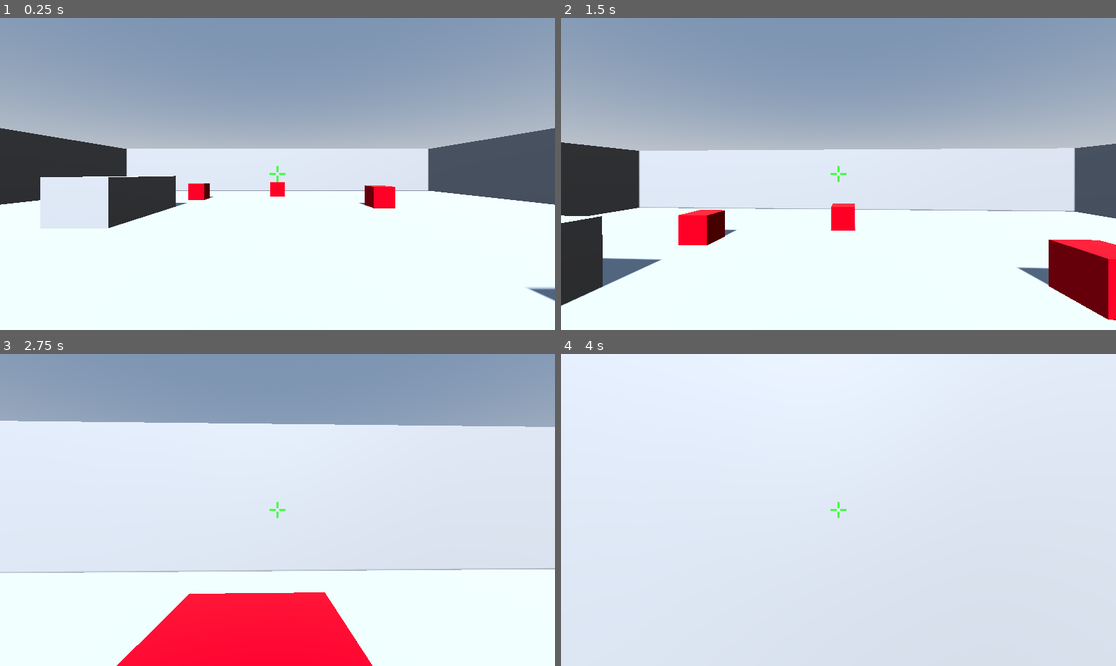
Above: before the commit, frames 1-4 (two rows, left to right).
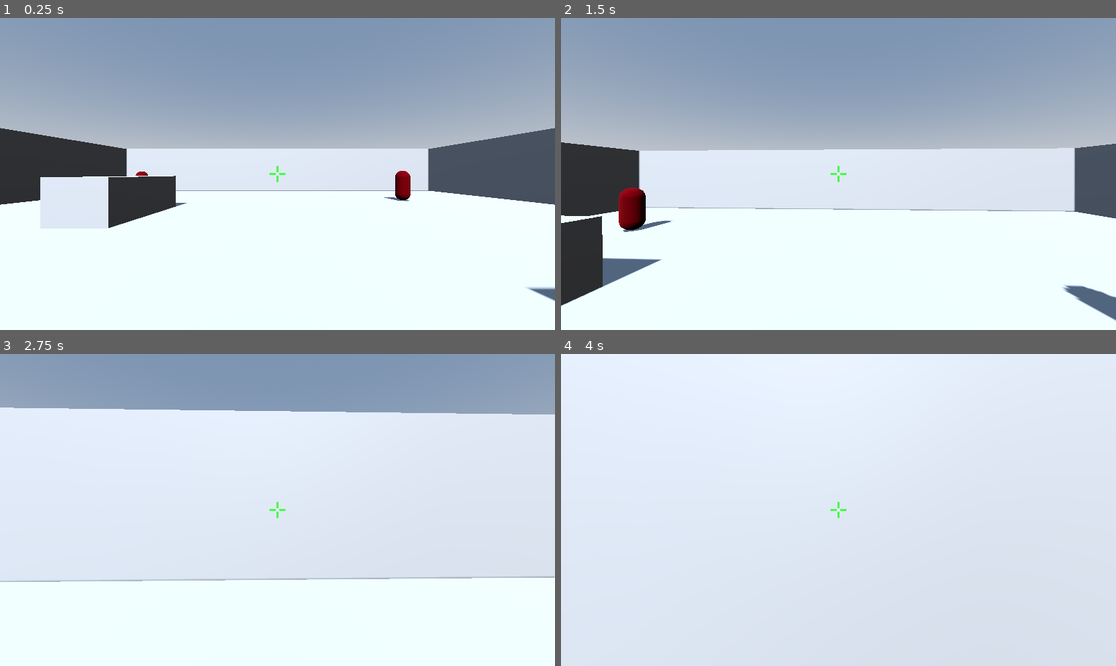
Above: after the commit, the same moments.

Repository: yarlson/hollows
Game: Godot game, scene res://scenes/levels/arena.tscn
The game is run twice, just before and just after one commit, with the same random seed, the same clock (stepped at 60 frames per second) and the same inputs.
Inputs (mouse positions are in pixels of both pictures, inside the frame that each line leads up to):
- Up to frame 1 (0.25 s): no input
- Up to frame 2 (1.5 s): move the mouse to (866, 174) at 0.52 s; press the mouse at (866, 174) at 0.53 s; hold W (move_forward) from 0.53 s (still down); tap Space (jump) at 0.77 s; move the mouse to (810, 174) at 1.27 s; release the mouse at (810, 174) at 1.28 s; click (810, 174) at 1.35 s
- Up to frame 3 (2.75 s): keep holding W (move_forward); tap Space (jump) at 1.52 s; move the mouse to (288, 503) at 2.02 s; press the mouse at (288, 503) at 2.03 s
- Up to frame 4 (4 s): keep holding W (move_forward); move the mouse to (832, 516) at 2.77 s; release the mouse at (832, 516) at 2.78 s; click (832, 516) at 2.85 s; tap Space (jump) at 3.02, 3.77 s; move the mouse to (877, 513) at 3.52 s; press the mouse at (877, 513) at 3.53 s

The runs differ from the first frame. In frame 1, 1.0% of the frame differs, in the area x 24-74%, y 48-62%; in frame 2, 4.6%; in frame 3, 15%, in the area x 0-100%, y 17-100%; in frame 4, less than 0.1%.

Commit message:
Add AI enemy system with chase/attack behavior and player damage handling
Implement NavigationAgent3D-based enemies that detect, chase, and attack the player with state machine logic, navigation mesh baking in arena, and bidirectional damage system for player-enemy combat.

Diff:
--- /dev/null
+++ b/scenes/enemies/enemy.gd
@@ -0,0 +1,136 @@
+extends CharacterBody3D
+
+signal died
+
+enum State { IDLE, CHASE, ATTACK, DEAD }
+
+const CHASE_SPEED: float = 4.0
+const ATTACK_DAMAGE: int = 10
+const ATTACK_COOLDOWN: float = 1.0
+
+var _health: int = 30
+var _state: State = State.IDLE
+var _target: Node3D = null
+var _is_attacking: bool = false
+var _gravity: float = ProjectSettings.get_setting("physics/3d/default_gravity")
+
+@onready var _nav_agent: NavigationAgent3D = $NavigationAgent3D
+@onready var _mesh: MeshInstance3D = $MeshInstance3D
+@onready var _detection_area: Area3D = $DetectionArea
+@onready var _attack_area: Area3D = $AttackArea
+@onready var _nav_timer: Timer = $NavUpdateTimer
+
+
+func _ready() -> void:
+	_detection_area.body_entered.connect(_on_detection_body_entered)
+	_detection_area.body_exited.connect(_on_detection_body_exited)
+	_attack_area.body_entered.connect(_on_attack_body_entered)
+	_attack_area.body_exited.connect(_on_attack_body_exited)
+	_nav_timer.timeout.connect(_on_nav_timer_timeout)
+	_mesh.set_surface_override_material(0, _mesh.get_surface_override_material(0).duplicate())
+
+
+func _physics_process(delta: float) -> void:
+	if _state == State.DEAD:
+		return
+
+	if not is_on_floor():
+		velocity.y -= _gravity * delta
+
+	match _state:
+		State.IDLE:
+			velocity.x = 0.0
+			velocity.z = 0.0
+		State.CHASE:
+			_chase()
+		State.ATTACK:
+			velocity.x = 0.0
+			velocity.z = 0.0
+
+	move_and_slide()
+
+
+func take_damage(amount: int) -> void:
+	if _state == State.DEAD:
+		return
+	_health -= amount
+	_flash_hit()
+	if _health <= 0:
+		_die()
+
+
+func _chase() -> void:
+	if not is_instance_valid(_target):
+		_state = State.IDLE
+		return
+	if _nav_agent.is_navigation_finished():
+		return
+	var next_pos := _nav_agent.get_next_path_position()
+	var direction := (next_pos - global_position).normalized()
+	velocity.x = direction.x * CHASE_SPEED
+	velocity.z = direction.z * CHASE_SPEED
+	var look_target := Vector3(
+		_target.global_position.x, global_position.y, _target.global_position.z
+	)
+	if global_position.distance_squared_to(look_target) > 0.01:
+		look_at(look_target, Vector3.UP)
+
+
+func _attack_loop() -> void:
+	if _is_attacking:
+		return
+	_is_attacking = true
+	while _state == State.ATTACK and is_instance_valid(self):
+		if not is_instance_valid(_target) or _target.collision_layer == 0:
+			_state = State.IDLE
+			break
+		if _target.has_method(&"take_damage"):
+			_target.take_damage(ATTACK_DAMAGE)
+		await get_tree().create_timer(ATTACK_COOLDOWN).timeout
+	_is_attacking = false
+
+
+func _flash_hit() -> void:
+	var mat: StandardMaterial3D = _mesh.get_surface_override_material(0)
+	mat.albedo_color = Color.WHITE
+	await get_tree().create_timer(0.1).timeout
+	if is_instance_valid(self) and _state != State.DEAD:
+		mat.albedo_color = Color(0.4, 0.0, 0.0)
+
+
+func _die() -> void:
+	_state = State.DEAD
+	died.emit()
+	queue_free()
+
+
+func _on_detection_body_entered(body: Node3D) -> void:
+	if _state == State.IDLE:
+		_target = body
+		_state = State.CHASE
+		_nav_agent.target_position = _target.global_position
+
+
+func _on_detection_body_exited(body: Node3D) -> void:
+	if body == _target and _state in [State.CHASE, State.ATTACK]:
+		_target = null
+		_state = State.IDLE
+
+
+func _on_attack_body_entered(body: Node3D) -> void:
+	if body == _target and _state == State.CHASE:
+		_state = State.ATTACK
+		_attack_loop()
+
+
+func _on_attack_body_exited(body: Node3D) -> void:
+	if body == _target and _state == State.ATTACK:
+		if is_instance_valid(_target):
+			_state = State.CHASE
+		else:
+			_state = State.IDLE
+
+
+func _on_nav_timer_timeout() -> void:
+	if _state == State.CHASE and is_instance_valid(_target):
+		_nav_agent.target_position = _target.global_position
--- /dev/null
+++ b/scenes/enemies/enemy.tscn
@@ -0,0 +1,56 @@
+[gd_scene load_steps=7 format=3]
+
+[ext_resource type="Script" path="res://scenes/enemies/enemy.gd" id="1_script"]
+
+[sub_resource type="CapsuleShape3D" id="CapsuleShape3D_1"]
+radius = 0.4
+height = 1.8
+
+[sub_resource type="CapsuleMesh" id="CapsuleMesh_1"]
+radius = 0.4
+height = 1.8
+
+[sub_resource type="StandardMaterial3D" id="StandardMaterial3D_1"]
+albedo_color = Color(0.4, 0.0, 0.0, 1)
+
+[sub_resource type="SphereShape3D" id="SphereShape3D_detect"]
+radius = 15.0
+
+[sub_resource type="SphereShape3D" id="SphereShape3D_attack"]
+radius = 2.0
+
+[node name="Enemy" type="CharacterBody3D" groups=["enemies"]]
+collision_layer = 4
+collision_mask = 7
+script = ExtResource("1_script")
+
+[node name="CollisionShape3D" type="CollisionShape3D" parent="."]
+transform = Transform3D(1, 0, 0, 0, 1, 0, 0, 0, 1, 0, 0.9, 0)
+shape = SubResource("CapsuleShape3D_1")
+
+[node name="MeshInstance3D" type="MeshInstance3D" parent="."]
+transform = Transform3D(1, 0, 0, 0, 1, 0, 0, 0, 1, 0, 0.9, 0)
+mesh = SubResource("CapsuleMesh_1")
+surface_material_override/0 = SubResource("StandardMaterial3D_1")
+
+[node name="NavigationAgent3D" type="NavigationAgent3D" parent="."]
+path_desired_distance = 0.5
+target_desired_distance = 1.5
+
+[node name="DetectionArea" type="Area3D" parent="."]
+collision_layer = 0
+collision_mask = 2
+
+[node name="CollisionShape3D" type="CollisionShape3D" parent="DetectionArea"]
+shape = SubResource("SphereShape3D_detect")
+
+[node name="AttackArea" type="Area3D" parent="."]
+collision_layer = 0
+collision_mask = 2
+
+[node name="CollisionShape3D" type="CollisionShape3D" parent="AttackArea"]
+shape = SubResource("SphereShape3D_attack")
+
+[node name="NavUpdateTimer" type="Timer" parent="."]
+wait_time = 0.25
+autostart = true
--- /dev/null
+++ b/scenes/levels/arena.gd
@@ -0,0 +1,10 @@
+extends Node3D
+
+@onready var _nav_region: NavigationRegion3D = $NavigationRegion3D
+
+
+func _ready() -> void:
+	# CSG shapes need several frames to generate mesh/collision data
+	for i in 3:
+		await get_tree().physics_frame
+	_nav_region.bake_navigation_mesh()
--- a/scenes/levels/arena.tscn
+++ b/scenes/levels/arena.tscn
@@ -1,7 +1,8 @@
-[gd_scene load_steps=6 format=3]
+[gd_scene load_steps=8 format=3]
 
+[ext_resource type="Script" path="res://scenes/levels/arena.gd" id="0_script"]
 [ext_resource type="PackedScene" path="res://scenes/player/player.tscn" id="1_player"]
-[ext_resource type="PackedScene" path="res://scenes/levels/target.tscn" id="2_target"]
+[ext_resource type="PackedScene" path="res://scenes/enemies/enemy.tscn" id="2_enemy"]
 
 [sub_resource type="ProceduralSkyMaterial" id="ProceduralSkyMaterial_1"]
 
@@ -15,7 +16,12 @@
 ambient_light_energy = 0.5
 tonemap_mode = 3
 
+[sub_resource type="NavigationMesh" id="NavigationMesh_1"]
+geometry_parsed_geometry_type = 2
+geometry_source_geometry_mode = 0
+
 [node name="Arena" type="Node3D"]
+script = ExtResource("0_script")
 
 [node name="DirectionalLight3D" type="DirectionalLight3D" parent="."]
 transform = Transform3D(1, 0, 0, 0, 0.707107, 0.707107, 0, -0.707107, 0.707107, 0, 10, 0)
@@ -25,6 +31,7 @@
 environment = SubResource("Environment_1")
 
 [node name="NavigationRegion3D" type="NavigationRegion3D" parent="."]
+navigation_mesh = SubResource("NavigationMesh_1")
 
 [node name="Floor" type="CSGBox3D" parent="NavigationRegion3D"]
 transform = Transform3D(1, 0, 0, 0, 1, 0, 0, 0, 1, 0, -0.5, 0)
@@ -85,11 +92,11 @@
 [node name="Player" parent="." instance=ExtResource("1_player")]
 transform = Transform3D(1, 0, 0, 0, 1, 0, 0, 0, 1, 0, 0, 5)
 
-[node name="Target1" parent="." instance=ExtResource("2_target")]
-transform = Transform3D(1, 0, 0, 0, 1, 0, 0, 0, 1, 5, 0.5, -5)
+[node name="Enemy1" parent="." instance=ExtResource("2_enemy")]
+transform = Transform3D(1, 0, 0, 0, 1, 0, 0, 0, 1, 10, 0, 10)
 
-[node name="Target2" parent="." instance=ExtResource("2_target")]
-transform = Transform3D(1, 0, 0, 0, 1, 0, 0, 0, 1, -5, 0.5, -8)
+[node name="Enemy2" parent="." instance=ExtResource("2_enemy")]
+transform = Transform3D(1, 0, 0, 0, 1, 0, 0, 0, 1, -10, 0, -10)
 
-[node name="Target3" parent="." instance=ExtResource("2_target")]
-transform = Transform3D(1, 0, 0, 0, 1, 0, 0, 0, 1, 0, 0.5, -10)
+[node name="Enemy3" parent="." instance=ExtResource("2_enemy")]
+transform = Transform3D(1, 0, 0, 0, 1, 0, 0, 0, 1, 8, 0, -8)
--- a/scenes/player/player.gd
+++ b/scenes/player/player.gd
@@ -74,9 +74,27 @@
 	move_and_slide()
 
 
+func take_damage(amount: int) -> void:
+	if _health <= 0:
+		return
+	_health -= amount
+	health_changed.emit(_health, _max_health)
+	if _health <= 0:
+		_die()
+
+
 func _shoot() -> void:
 	_raycast.force_raycast_update()
 	if _raycast.is_colliding():
 		var collider := _raycast.get_collider()
 		if collider.has_method(&"take_damage"):
 			collider.take_damage(DAMAGE)
+
+
+func _die() -> void:
+	died.emit()
+	collision_layer = 0
+	Input.mouse_mode = Input.MOUSE_MODE_VISIBLE
+	_mouse_captured = false
+	set_physics_process(false)
+	set_process_unhandled_input(false)
